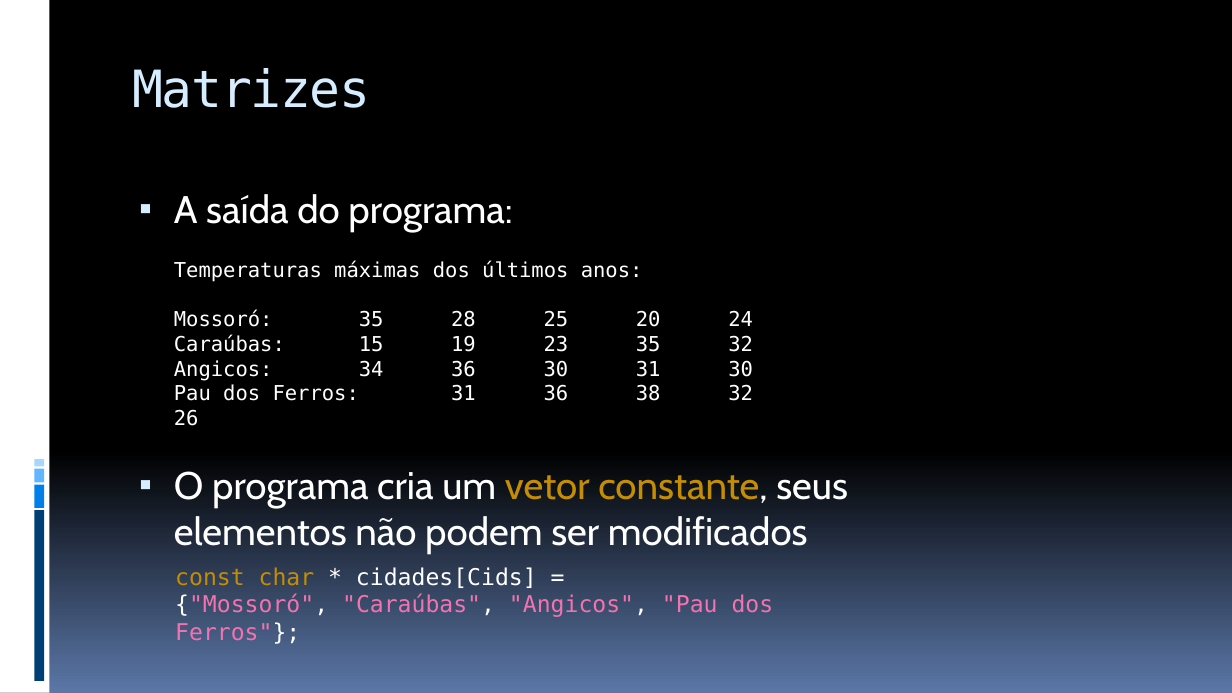
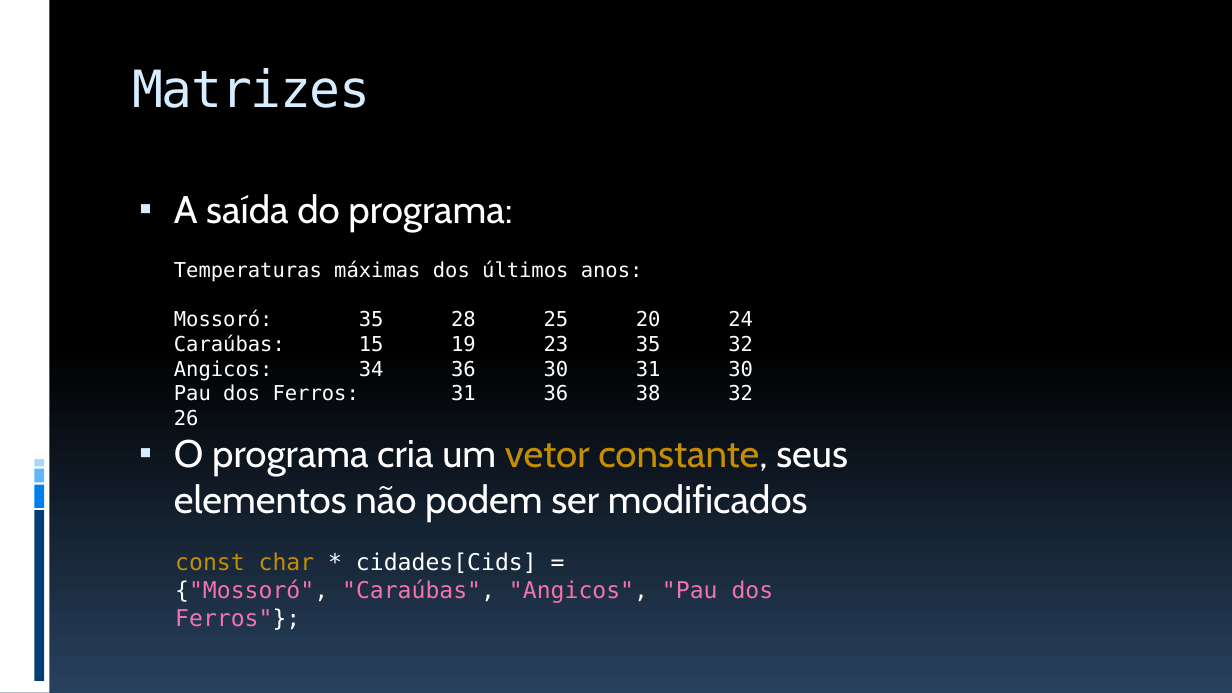
Before and after one commit to JudsonSS/ProgComp, a slide deck: slide 18 of Slides/19. Aplicações dos Laços de Repetição.pptx. Drawn at 1232x693 pixels with LibreOffice and Linux fonts; fonts in the diff are those of the drawing. Boxes give left, top, right and bottom in pixels: in the first picture for what was removed or moved away, otherwise in the second. Text is boxed around its words. In the diff, an @@ line names an element or a change of style, - is before the commit and + after.

```diff
--- a/Slides/19. Aplicações dos Laços de Repetição.pptx
+++ b/Slides/19. Aplicações dos Laços de Repetição.pptx
@@ background gradient #000000 to #5B77A8 to gradient #000000 to #28415E @@
@@ text "const char * cidades[Cids] =": place and size @@
-text "const char * cidades[Cids] =" at (175,567,774,617)
+text "const char * cidades[Cids] =" at (175,552,774,603)
```
Also in this commit, not shown: 23 other slides changed, 1 slide added, 7 other files.
